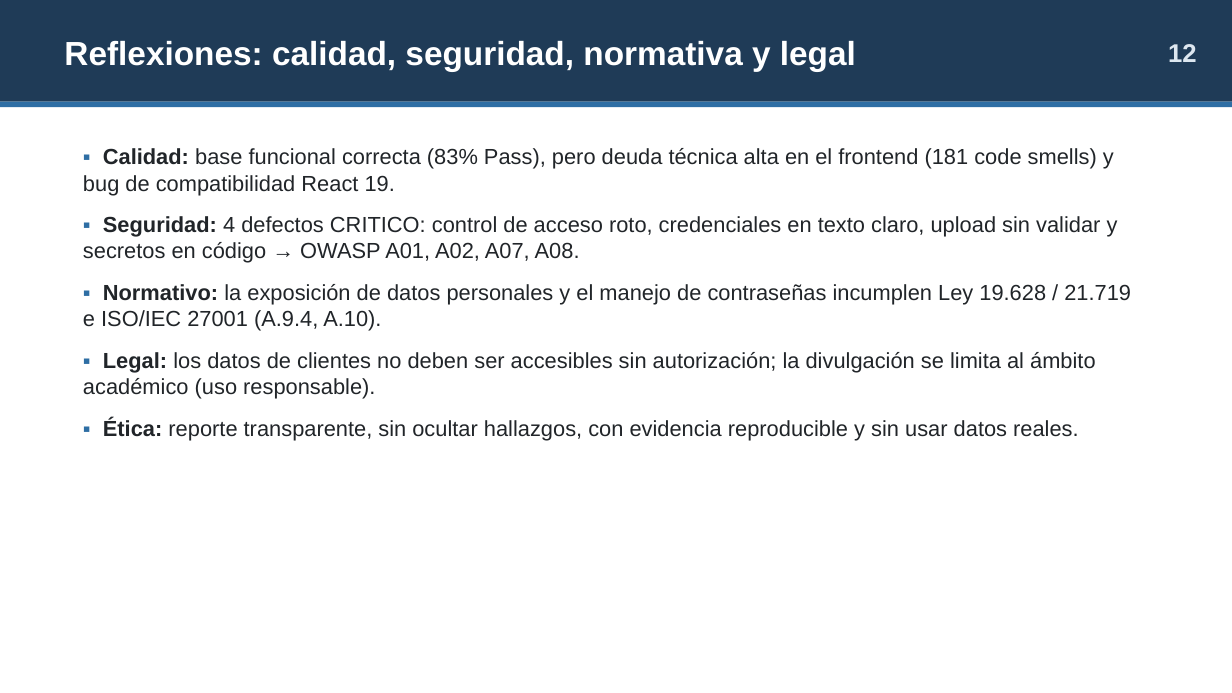
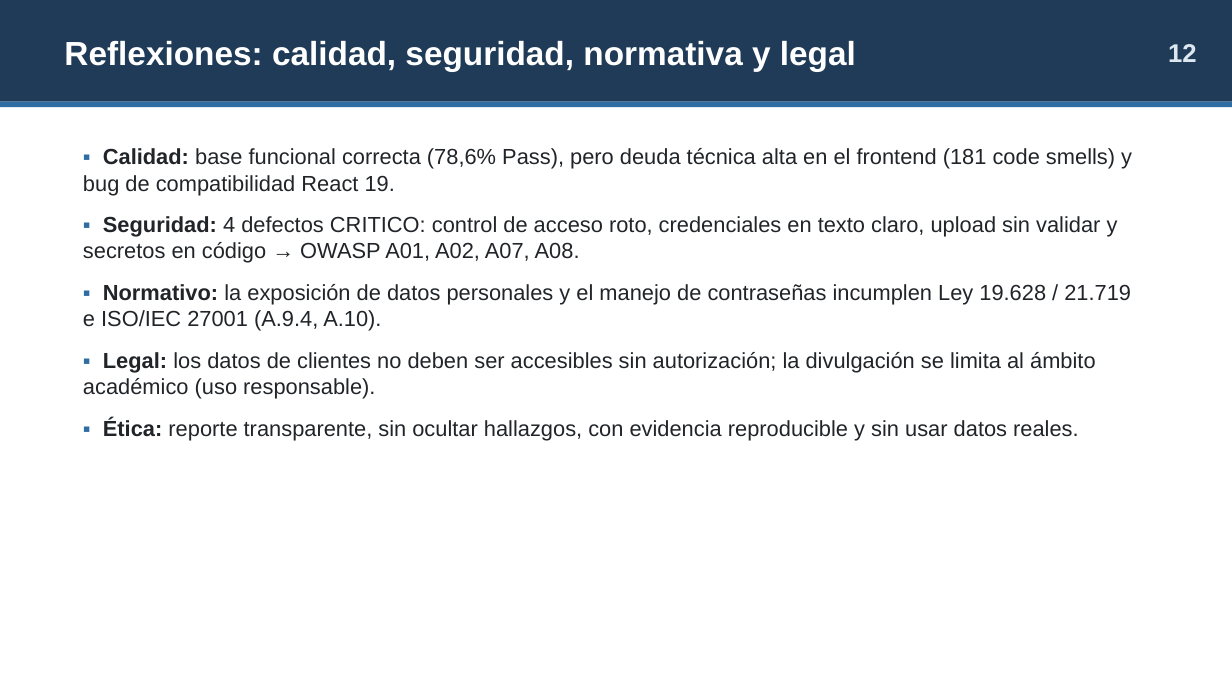
Before and after one commit to LTassoD/Seguridad-y-Calidad-en-el-Desarrollo-de-Software, a slide deck: slide 12 of EP3_Presentacion_Atlas.pptx. Drawn at 1232x693 pixels with LibreOffice and Linux fonts; fonts in the diff are those of the drawing. Boxes give left, top, right and bottom in pixels: in the first picture for what was removed or moved away, otherwise in the second. Text is boxed around its words. In the diff, an @@ line names an element or a change of style, - is before the commit and + after.

```diff
--- a/EP3_Presentacion_Atlas.pptx
+++ b/EP3_Presentacion_Atlas.pptx
@@ text at [83,148,1132,195]: text changed @@
-▪ Calidad: base funcional correcta (83% Pass), pero deuda técnica alta en el frontend (181 code smells) y bug de compatibilidad React 19.
+▪ Calidad: base funcional correcta (78,6% Pass), pero deuda técnica alta en el frontend (181 code smells) y bug de compatibilidad React 19.
```
Also in this commit, not shown: 6 other slides changed, 8 other files.
